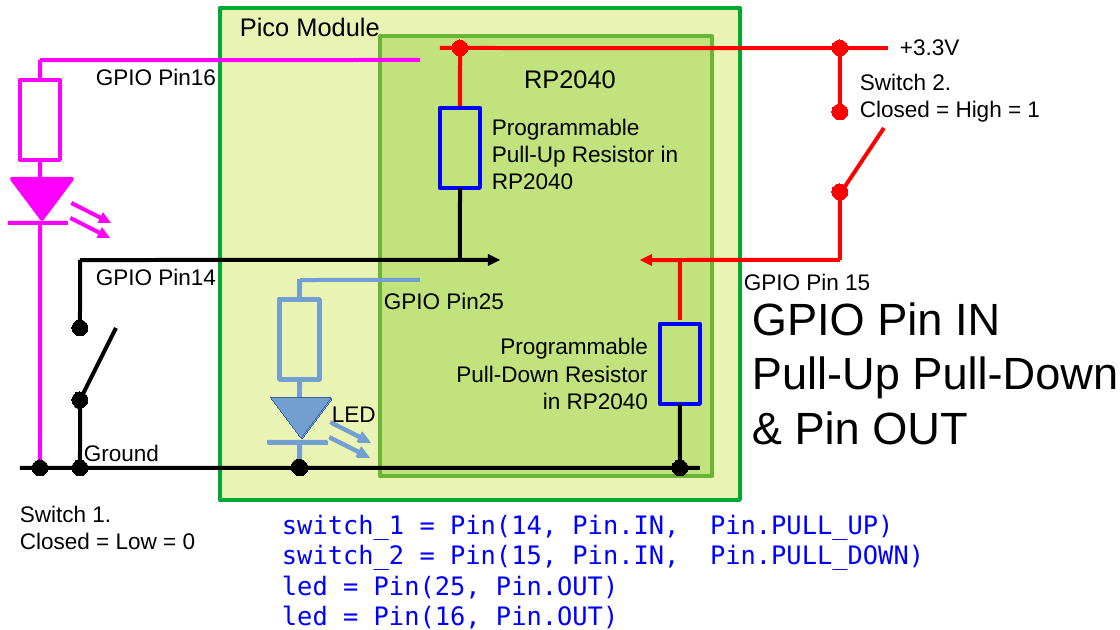
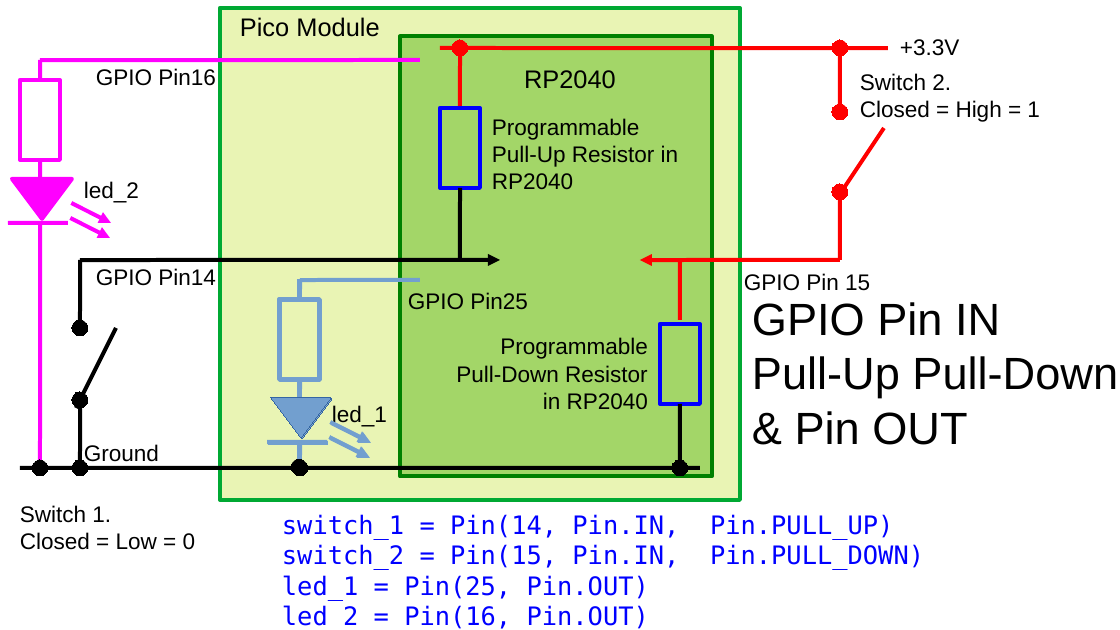
Before and after one commit to HamPUG/meetings, a slide deck: slide 26 of 2022/2022-12-12/pico-presentation-part2-v2.odp (slide 25 before the commit). Drawn at 1120x630 pixels with LibreOffice and Linux fonts; fonts in the diff are those of the drawing. Boxes give left, top, right and bottom in pixels: in the first picture for what was removed or moved away, otherwise in the second. Text is boxed around its words. In the diff, an @@ line names an element or a change of style, - is before the commit and + after.

```diff
--- a/2022/2022-12-12/pico-presentation-part2-v2.odp
+++ b/2022/2022-12-12/pico-presentation-part2-v2.odp
@@ rectangle: place and size @@
-rectangle at [380, 37, 712, 477]
+rectangle at [400, 37, 712, 477]
@@ text added at [84, 181, 139, 203], 16 pt, text #000000 @@
+led_2
@@ text "GPIO Pin25": place and size @@
-text "GPIO Pin25" at [384, 292, 504, 310]
+text "GPIO Pin25" at [408, 292, 528, 310]
@@ text at [332, 405, 387, 427]: text changed @@
-LED
+led_1
@@ text at [282, 575, 649, 629]: text changed @@
-led = Pin(25, Pin.OUT)
-led = Pin(16, Pin.OUT)
+led_1 = Pin(25, Pin.OUT)
+led_2 = Pin(16, Pin.OUT)
```
Also in this commit, not shown: 3 other slides changed, 1 slide added, 1 other file.
